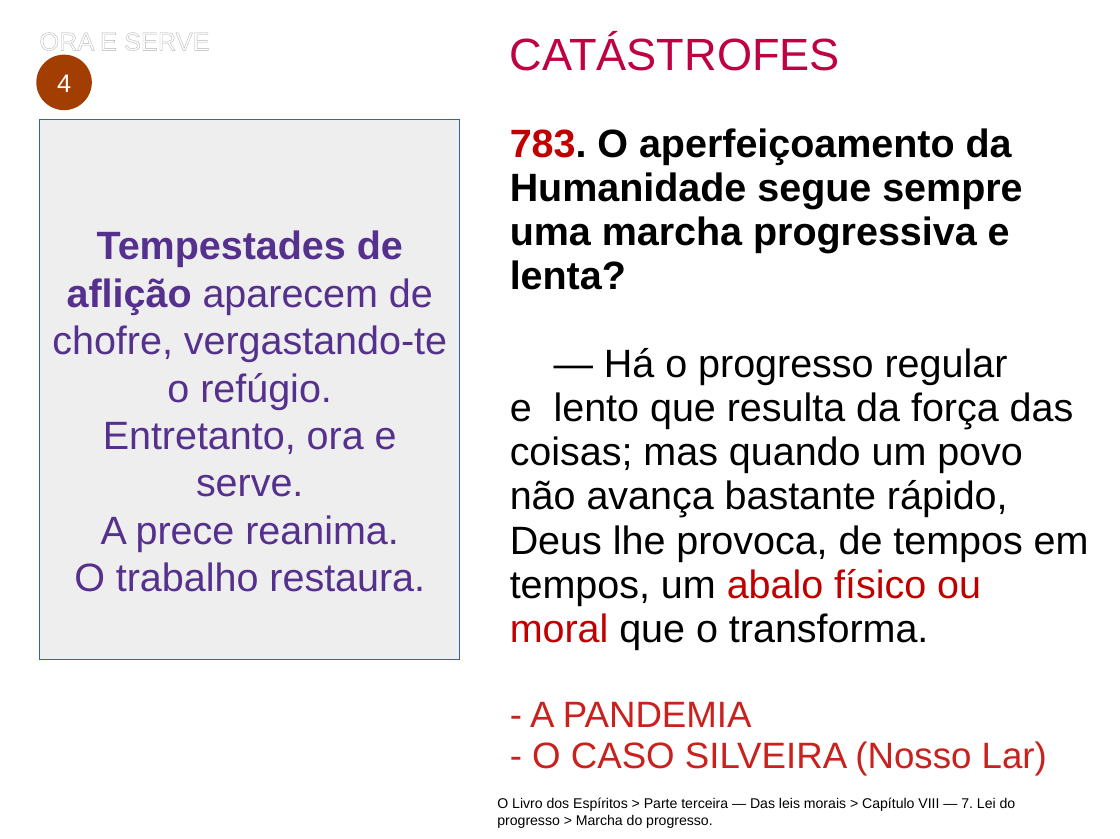
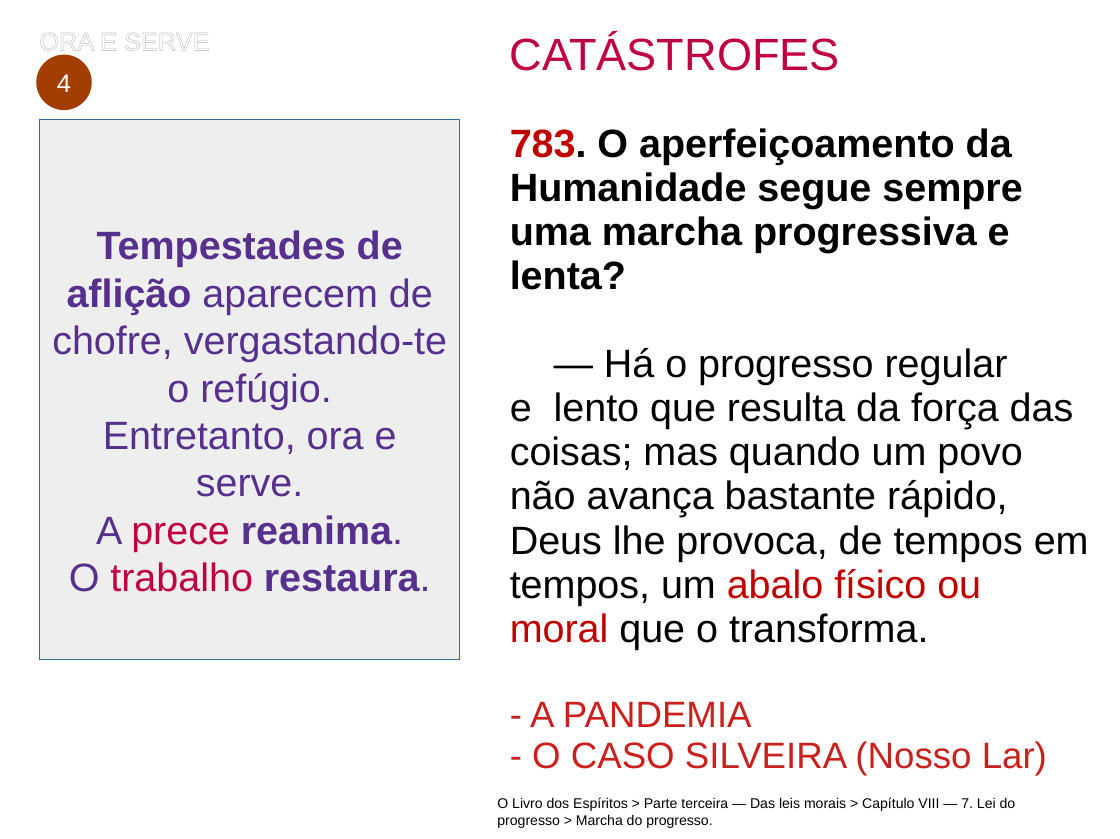
Before and after one commit to pjpro/palestra_ora_e_serve, a slide deck: slide 8 of presentation/Ora e Serve.pptx. Drawn at 1120x839 pixels with LibreOffice and Linux fonts; fonts in the diff are those of the drawing; background and template pictures are left out. Boxes give left, top, right and bottom in pixels: in the first picture for what was removed or moved away, otherwise in the second. Text is boxed around its words. In the diff, an @@ line names an element or a change of style, - is before the commit and + after.

```diff
--- a/presentation/Ora e Serve.pptx
+++ b/presentation/Ora e Serve.pptx
@@ text in rectangle at box(69, 515, 431, 592): text colour #55308D to #BF0041 in "prece", "trabalho"; bold on in "reanima.", "restaura." @@
```
Also in this commit, not shown: 8 other slides changed, 3 other files.
